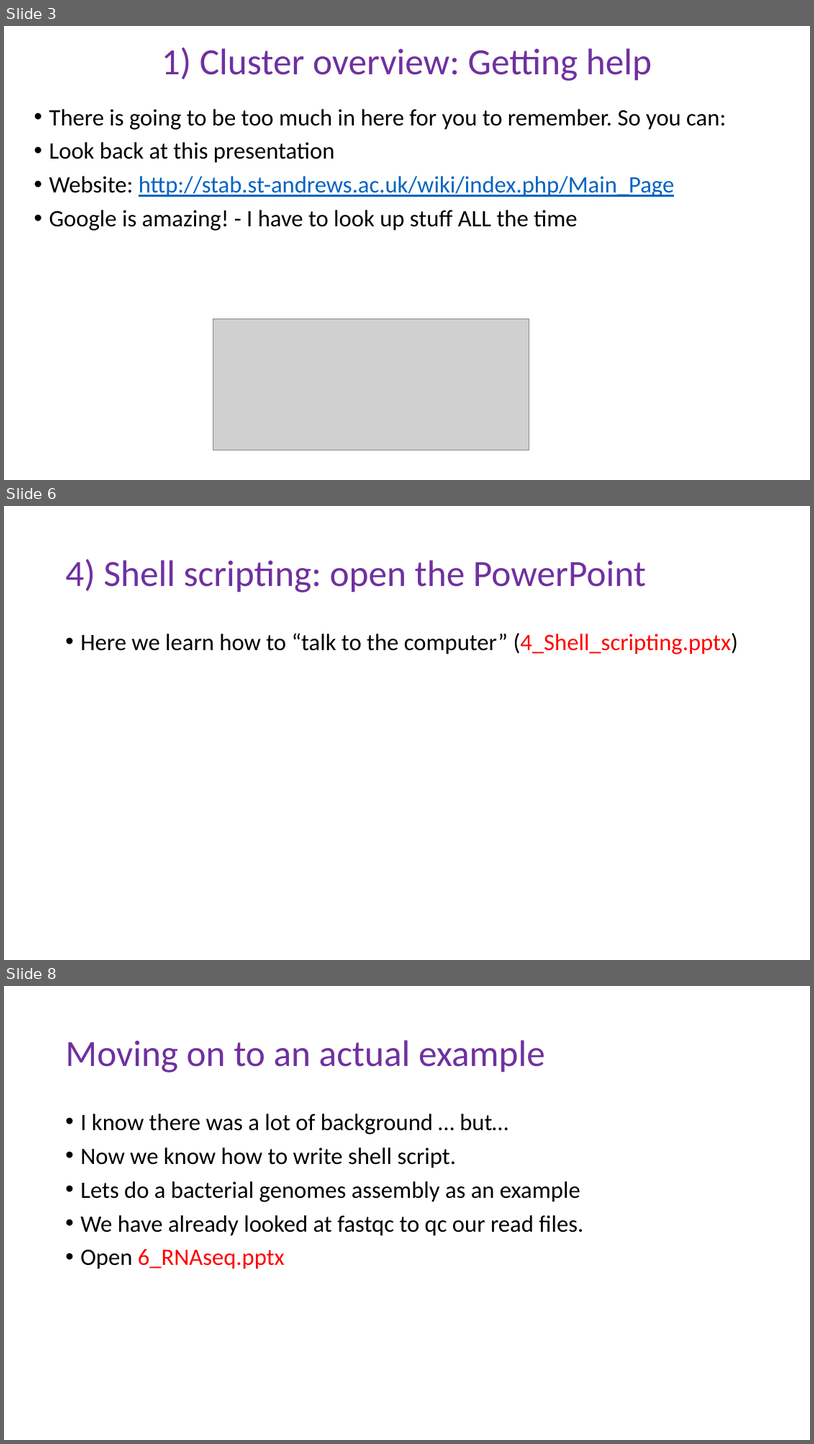
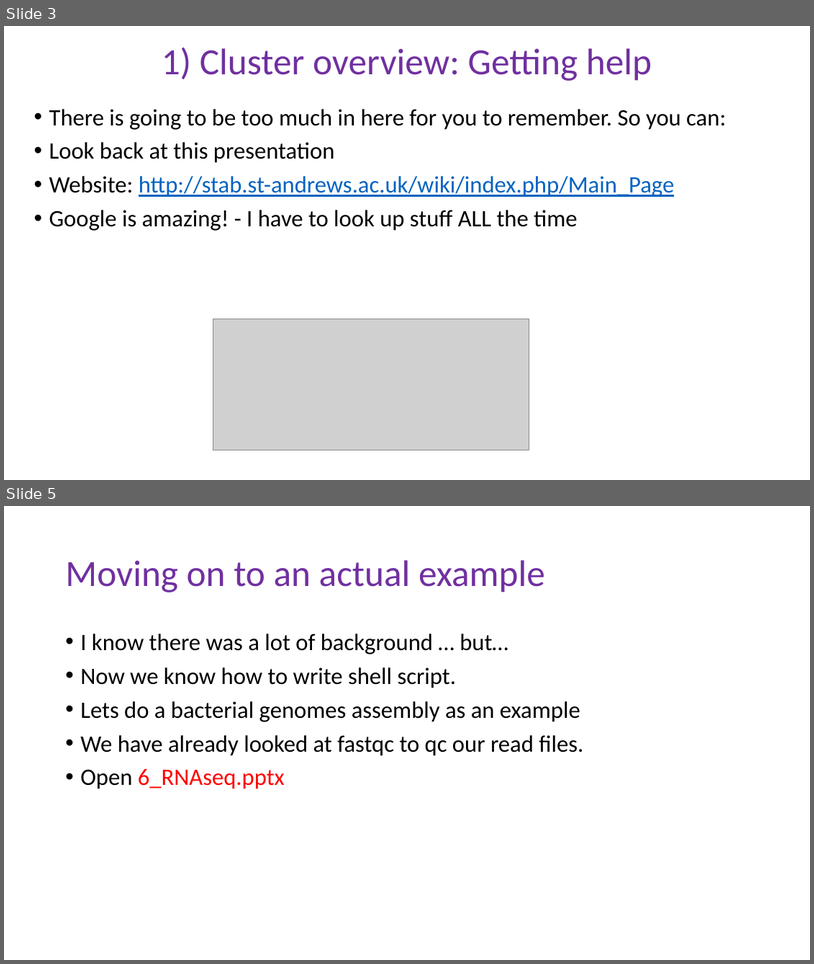
Before and after one commit to schlogl2017/RNAseq_workshop, a slide deck: powerpoint/1_RNAseq_workshop.pptx. Shown one above the other, each under a label of ours: slides 3, 6 and 8 before the commit, slides 3 and 5 after it; the slides between them are not shown. The pictures are 814x1444 and 814x964 pixels, drawn with LibreOffice and Linux fonts; fonts in the diff are those of the drawing; grey boxes stand for pictures. Boxes give left, top, right and bottom in pixels: in the first picture for what was removed or moved away, otherwise in the second. Text is boxed around its words. In the diff, an @@ line names an element or a change of style, - is before the commit and + after.

```diff
--- a/powerpoint/1_RNAseq_workshop.pptx
+++ b/powerpoint/1_RNAseq_workshop.pptx
@@ slide 6 removed at box(4, 506, 810, 960), background #FFFFFF @@
@@ title removed at box(65, 559, 646, 592) @@
-4) Shell scripting: open the PowerPoint
@@ text removed at box(80, 633, 739, 654) @@
-• Here we learn how to “talk to the computer” (4_Shell_scripting.pptx)
@@ what was slide 8 is now slide 5 @@
```
Also in this commit, not shown: 1 slide changed, 2 other slides removed, 11 other files.
